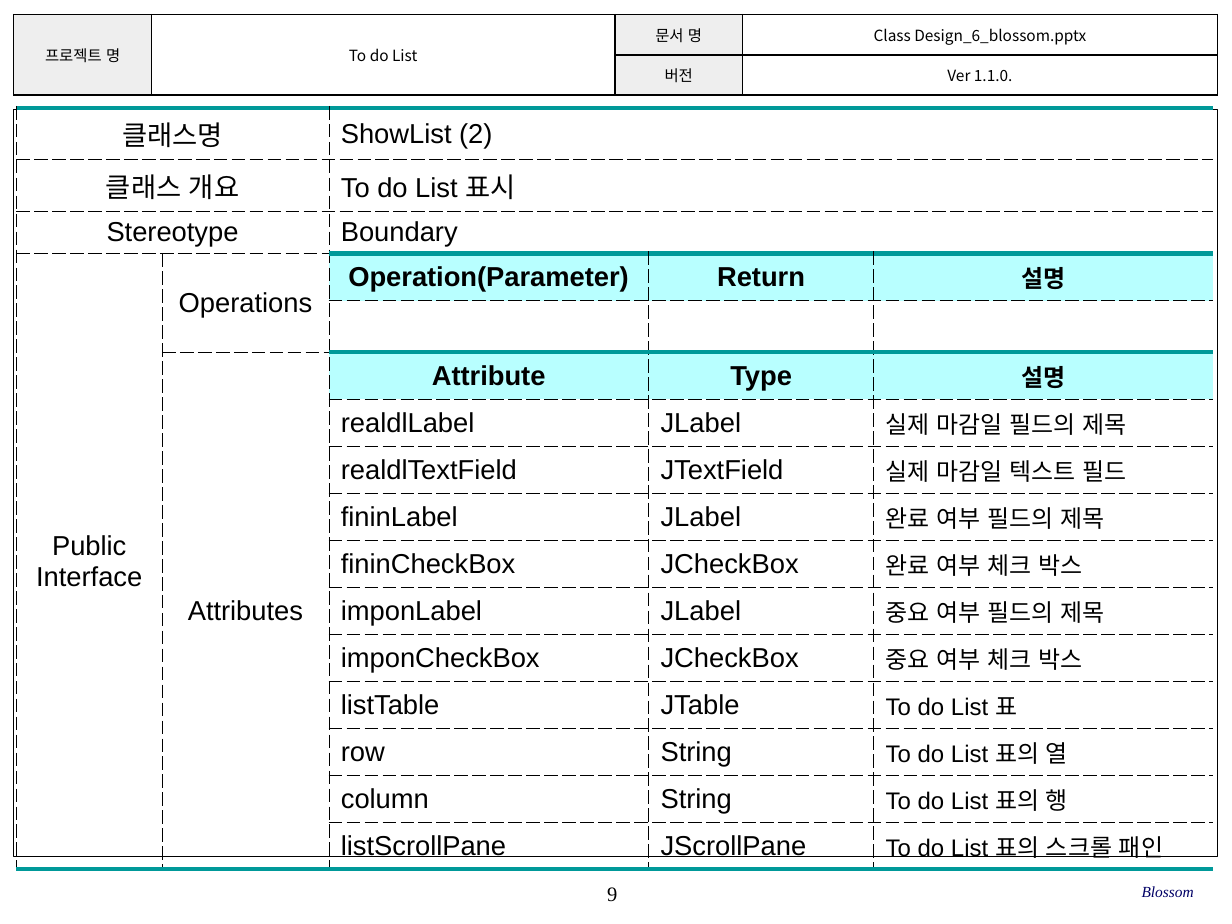
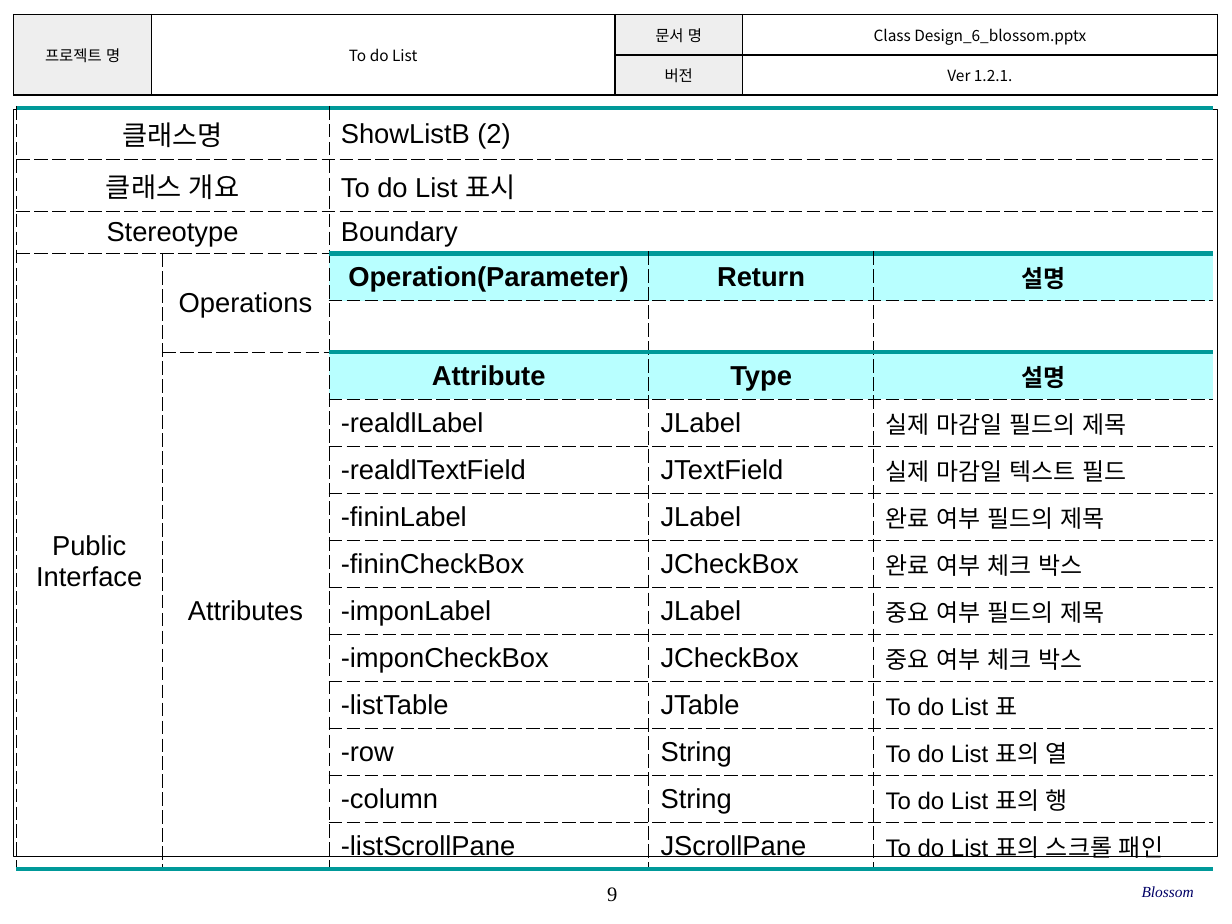
Before and after one commit to SE-admin/SE2017_6_blossom, a slide deck: slide 9 of doc/3_ 설계서/Class Design_6_blossom.pptx. Drawn at 1232x924 pixels with LibreOffice and Linux fonts; fonts in the diff are those of the drawing; background and template pictures are left out. Boxes give left, top, right and bottom in pixels: in the first picture for what was removed or moved away, otherwise in the second. Text is boxed around its words. In the diff, an @@ line names an element or a change of style, - is before the commit and + after.

```diff
--- a/doc/3_ 설계서/Class Design_6_blossom.pptx
+++ b/doc/3_ 설계서/Class Design_6_blossom.pptx
@@ table at [14, 15, 1217, 153] @@
-row 2, column 4: Ver 1.1.0.
+row 2, column 4: Ver 1.2.1.
@@ table at [16, 108, 1212, 862] @@
-row 1, column 3: ShowList (2)
+row 1, column 3: ShowListB (2)
-row 7, column 3: realdlLabel
+row 7, column 3: -realdlLabel
-row 8, column 3: realdlTextField
+row 8, column 3: -realdlTextField
-row 9, column 3: fininLabel
+row 9, column 3: -fininLabel
-row 10, column 3: fininCheckBox
+row 10, column 3: -fininCheckBox
-row 11, column 3: imponLabel
+row 11, column 3: -imponLabel
-row 12, column 3: imponCheckBox
+row 12, column 3: -imponCheckBox
-row 13, column 3: listTable
+row 13, column 3: -listTable
-row 14, column 3: row
+row 14, column 3: -row
-row 15, column 3: column
+row 15, column 3: -column
-row 16, column 3: listScrollPane
+row 16, column 3: -listScrollPane
```
Also in this commit, not shown: 22 other slides changed.
